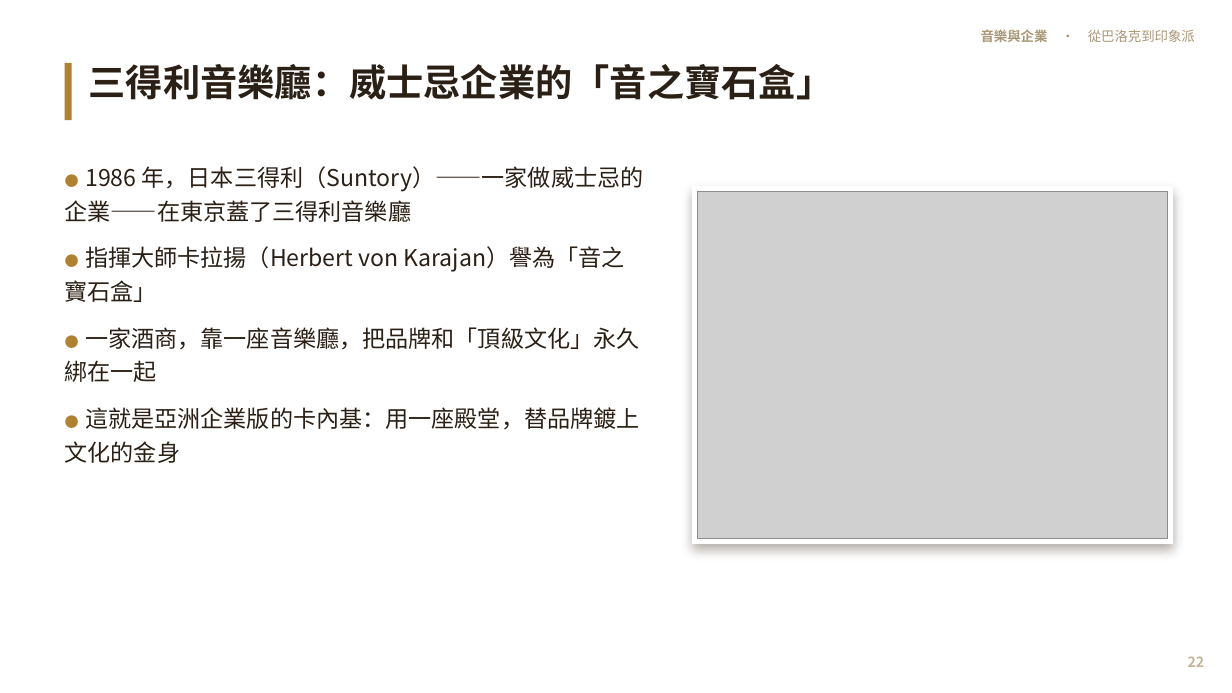
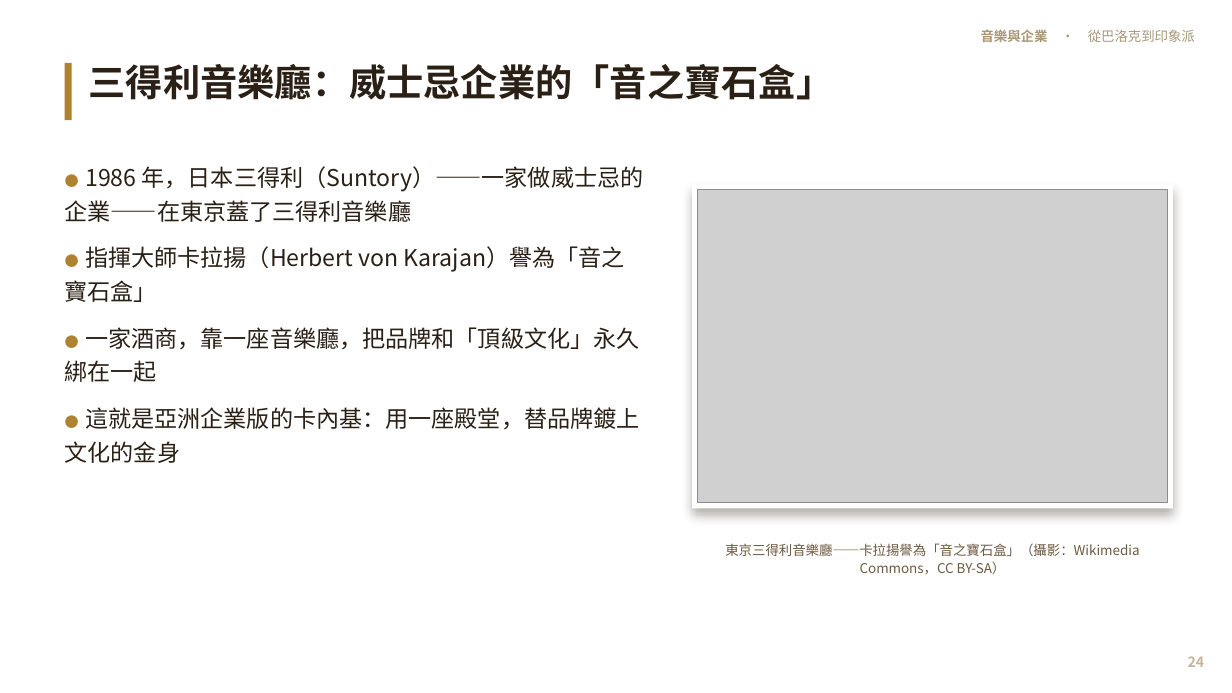
Before and after one commit to kblab2024/music-business-lecture, a slide deck: slide 24 of docs/downloads/音樂與企業-投影片.pptx (slide 22 before the commit). Drawn at 1232x693 pixels with LibreOffice and Linux fonts; fonts in the diff are those of the drawing; grey boxes stand for pictures. Boxes give left, top, right and bottom in pixels: in the first picture for what was removed or moved away, otherwise in the second. Text is boxed around its words. In the diff, an @@ line names an element or a change of style, - is before the commit and + after.

```diff
--- a/docs/downloads/音樂與企業-投影片.pptx
+++ b/docs/downloads/音樂與企業-投影片.pptx
@@ rectangle: place and size @@
-rectangle at (692, 186, 1173, 543)
+rectangle at (692, 185, 1173, 509)
@@ picture: place and size @@
-picture at (698, 191, 1167, 538)
+picture at (698, 190, 1167, 504)
@@ text added at (725, 543, 1139, 574), 10.5 pt, text #6E5A40 @@
+東京三得利音樂廳——卡拉揚譽為「音之寶石盒」（攝影：Wikimedia Commons，CC BY-SA）
@@ text at (1188, 656, 1205, 667): text changed @@
-22
+24
```
Also in this commit, not shown: 47 other slides changed, 2 slides added, 30 other files.
